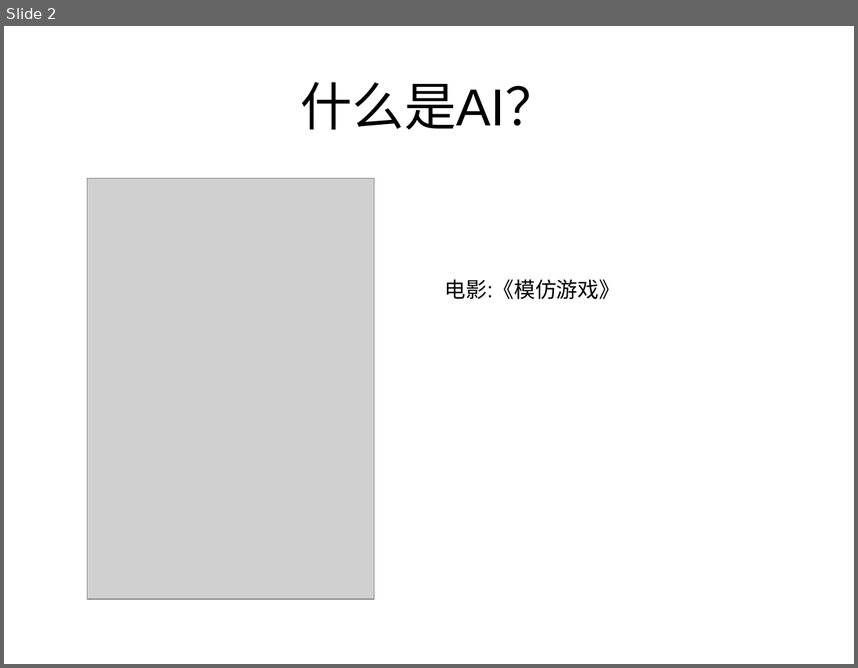
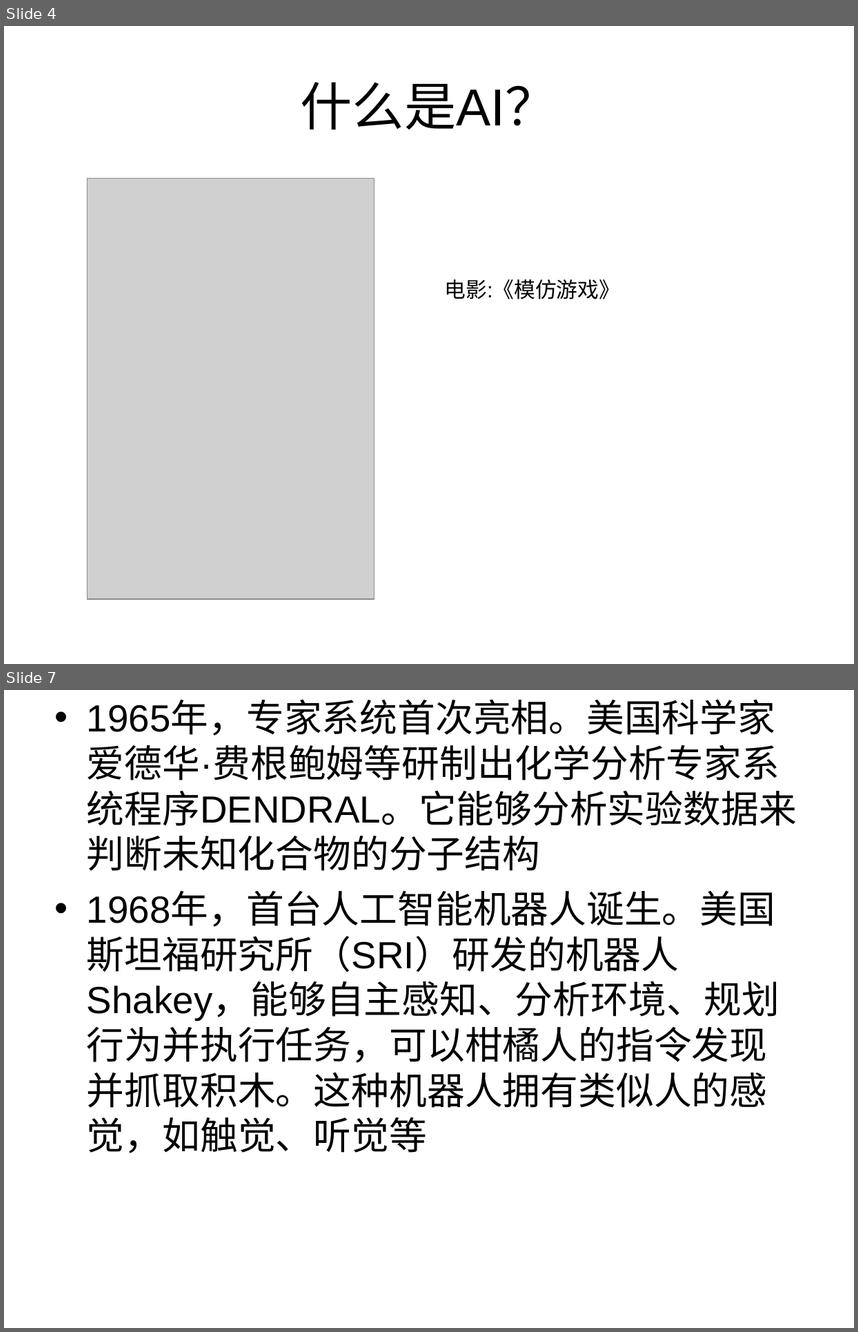
Before and after one commit to zhijie-ai/RL, a slide deck: rl-rec-practice/topk/code/AI的过去现在及未来.ppt. Shown one above the other, each under a label of ours: slide 2 before the commit, slides 4 and 7 after it; the slides between them are not shown. The pictures are 858x668 and 858x1332 pixels, drawn with LibreOffice and Linux fonts; fonts in the diff are those of the drawing; grey boxes stand for pictures. Boxes give left, top, right and bottom in pixels: in the first picture for what was removed or moved away, otherwise in the second. Text is boxed around its words. In the diff, an @@ line names an element or a change of style, - is before the commit and + after.

```diff
--- a/rl-rec-practice/topk/code/AI的过去现在及未来.ppt
+++ b/rl-rec-practice/topk/code/AI的过去现在及未来.ppt
@@ slide 7 added at (4,690,854,1328), background #FFFFFF @@
@@ text added at (87,702,797,1153), 32 pt, text #000000 @@
+• 1965年，专家系统首次亮相。美国科学家爱德华·费根鲍姆等研制出化学分析专家系统程序DENDRAL。它能够分析实验数据来判断未知化合物的分子结构
+• 1968年，首台人工智能机器人诞生。美国斯坦福研究所（SRI）研发的机器人Shakey，能够自主感知、分析环境、规划行为并执行任务，可以柑橘人的指令发现并抓取积木。这种机器人拥有类似人的感觉，如触觉、听觉等
@@ what was slide 2 is now slide 4 @@
```
Also in this commit, not shown: 12 other slides added, 1 slide removed.
